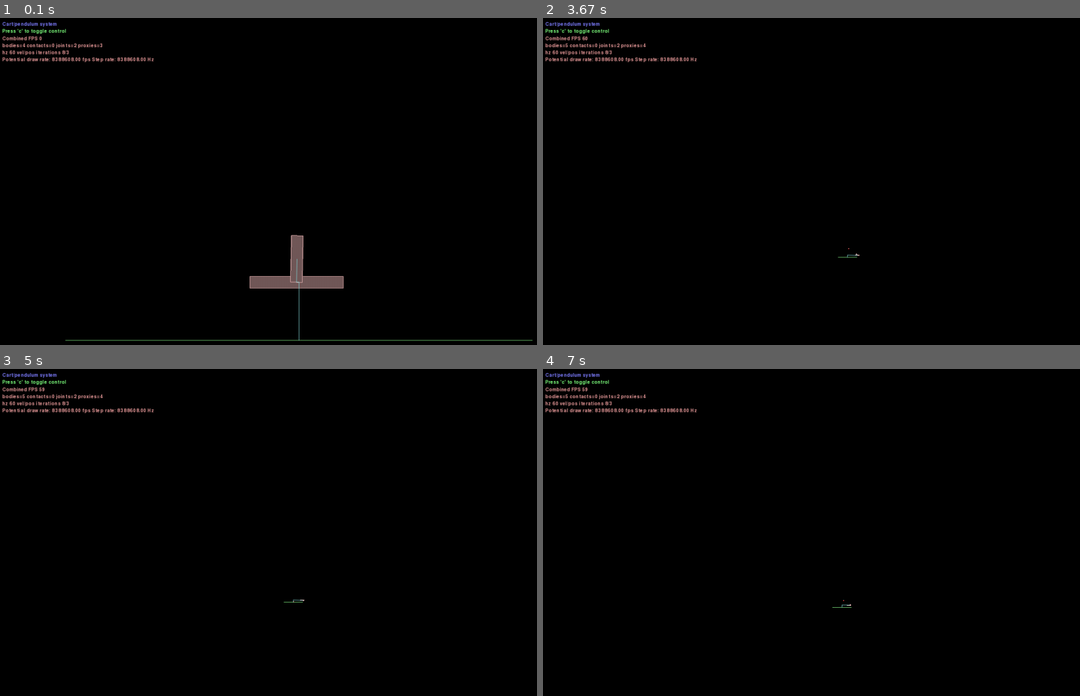
Above: before the commit, frames 1-4 (two rows, left to right).
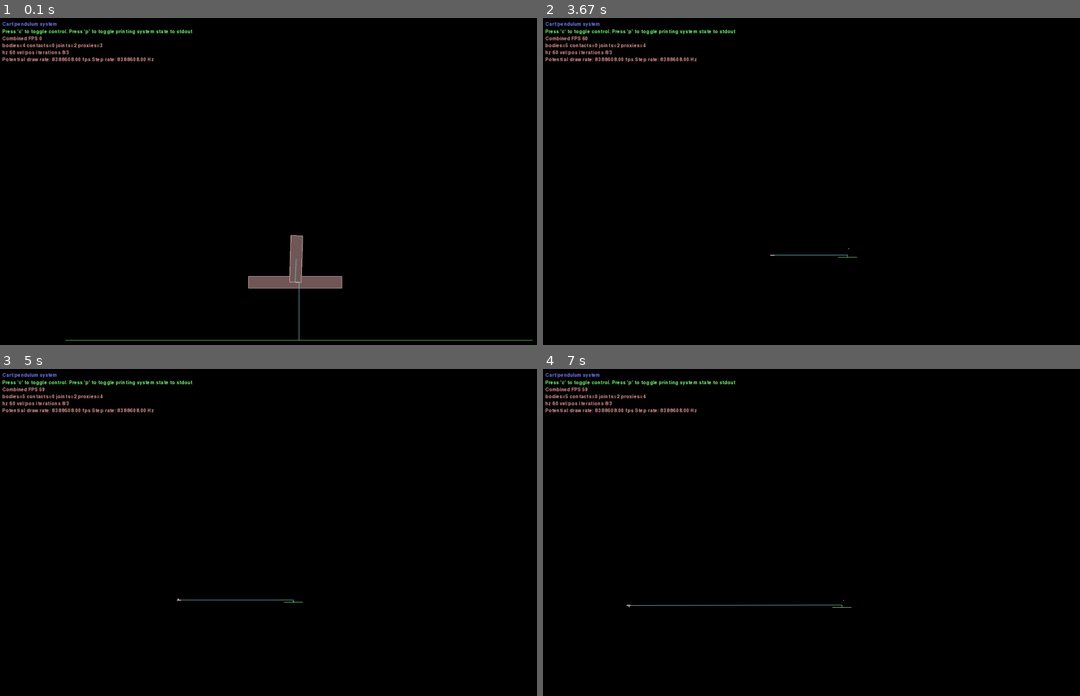
Above: after the commit, the same moments.

Repository: fearofcode/neat-pole-balancing
Game: pygame game, started from cart_pendulum_demo.py
Same seed, same stepped clock (60 frames per second), same inputs: the game is played once before the commit and once after it.
Inputs (mouse positions are in pixels of both pictures, inside the frame that each line leads up to):
- Up to frame 1 (0.1 s): no input
- Up to frame 2 (3.67 s): hold P 0.33-0.8 s; hold Right 0.33-0.8 s; move the mouse to (816, 266) at 0.37 s; hold Right 0.83-1.3 s; move the mouse to (843, 279) at 0.87 s; tap Space at 0.9, 1.2, 1.4, 1.73, 2.03, 2.23, 2.53, 2.8, 3.13, 3.43, 3.57 s; tap C at 0.98, 2.32, 3.65 s; hold Up 1.33-1.63 s; move the mouse to (698, 250) at 1.37 s; tap Home at 1.48, 2.88 s; hold Right 1.67-2.13 s; move the mouse to (outside the picture) at 1.7 s; hold Left 2.17-2.7 s; move the mouse to (outside the picture) at 2.2 s; hold Down 2.73-3.03 s; move the mouse to (outside the picture) at 2.77 s; hold Left 3.07-3.47 s; move the mouse to (908, 289) at 3.1 s; hold Up from 3.5 s (still down); move the mouse to (854, 86) at 3.53 s
- Up to frame 3 (5 s): release Up at 3.87 s; hold Right 3.9-4.53 s; move the mouse to (155, 503) at 3.93 s; tap Space at 3.97, 4.27, 4.63 s; tap Home at 4.05 s; hold Down 4.57-4.93 s; move the mouse to (outside the picture) at 4.6 s; hold Left from 4.97 s (still down)
- Up to frame 4 (7 s): move the mouse to (843, 656) at 5 s; tap Space at 5.03, 5.33, 5.53, 5.83, 6.03, 6.37, 6.67, 6.87 s; tap C at 5.12, 6.45 s; release Left at 5.43 s; hold Right 5.47-5.93 s; move the mouse to (822, 516) at 5.5 s; tap Home at 5.62, 6.95 s; hold Up 5.97-6.27 s; move the mouse to (outside the picture) at 6 s; hold Right 6.3-6.77 s; move the mouse to (747, 440) at 6.33 s; hold Left from 6.8 s (still down); move the mouse to (961, 561) at 6.83 s

The runs differ from the first frame. In frame 1, 0.4% of the frame differs, in the area x 0-65%, y 3-83%; in frame 2, 0.3%; in frame 3, 0.4%; in frame 4, 0.4%, in the area x 0-58%, y 3-73%.

Commit message:
Allow a generic controller object to control the sim

Diff:
--- a/cart_pendulum_demo.py
+++ b/cart_pendulum_demo.py
@@ -26,10 +26,26 @@
 import settings
 
 
+def to_radians(degrees):
+    return degrees*pi/180.0
+
+
+class TrivialProportionalController(object):
+    """A simple function that just applies a force proportional to the angle offset of the pole.
+
+    It keeps the pole from falling over for the most part, but the cart will steadily drift off into space."""
+
+    def get_force(self, system):
+        return -system.pole.angle * 180 / pi * 15
+
+
 class CartPendulumSystem(object):
-    def __init__(self, world):
+    def __init__(self, world, initial_rotation, controller):
         self.world = world
+        self.controller = controller
+
         self.control_enabled = True
+        self.print_state = True
 
         # The ground
         ground = self.world.CreateBody(
@@ -42,7 +58,7 @@
                 shape=b2PolygonShape(box=(0.5, 2)), density=1.0),
         )
 
-        self.pole.angle = 10.0 * pi / 180.0
+        self.pole.angle = initial_rotation
 
         fixture = b2FixtureDef(
             shape=b2PolygonShape(box=(4, 0.5)),
@@ -69,17 +85,16 @@
             axis=(1, 0),
             maxMotorForce=1000,
             enableMotor=True,
-            lowerTranslation=-20,
-            upperTranslation=20,
-            enableLimit=True
         )
 
     def step(self):
-        print(self.pole.angle)
+        if self.print_state:
+            print(self.pole.angle)
+
         if self.control_enabled:
-            angle = self.pole.angle * 180 / pi * 15
+            force = self.controller.get_force(self)
 
-            self.cart.ApplyLinearImpulse((-angle, 0), self.cart.worldCenter, True)
+            self.cart.ApplyLinearImpulse((force, 0), self.cart.worldCenter, True)
 
     def discrete_loop(self):
         timeStep = 1.0 / settings.hz
@@ -91,12 +106,12 @@
 
 class CartPendulumDemo(Framework):
     name = "Cart/pendulum system"
-    description = "Press 'c' to toggle control"
+    description = "Press 'c' to toggle control. Press 'p' to toggle printing system state to stdout"
 
-    def __init__(self):
+    def __init__(self, initial_rotation, controller):
         super(CartPendulumDemo, self).__init__()
 
-        self.system = CartPendulumSystem(self.world)
+        self.system = CartPendulumSystem(self.world, initial_rotation, controller)
         self.setZoom(25.0)
 
     def get_starting_resolution(self):
@@ -105,10 +120,13 @@
     def Keyboard(self, key):
         if key == Keys.K_c:
             self.system.control_enabled = not self.system.control_enabled
+        elif key == Keys.K_p:
+            self.system.print_state = not self.system.print_state
+
     def Step(self, settings):
         super(CartPendulumDemo, self).Step(settings)
 
         self.system.step()
 
 if __name__ == "__main__":
-    main(CartPendulumDemo)
+    main(CartPendulumDemo, to_radians(15.0), TrivialProportionalController())
--- a/framework.py
+++ b/framework.py
@@ -502,12 +502,12 @@
         pass
 
 
-def main(test_class):
+def main(test_class, *args):
     """
     Loads the test class and executes it.
     """
     print("Loading %s..." % test_class.name)
-    test = test_class()
+    test = test_class(*args)
     if fwSettings.onlyInit:
         return
     test.run()
